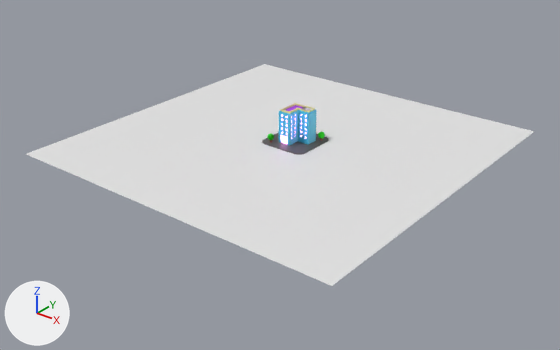
The glTF model building.glb, before and after one commit.
Rendered twice from a 50 mm lens placed at (63.9, -81.9, 43.9), pointed at (1.0, -3.1, -4.9). The lights are fixed; the arrows at lower left show +X, +Y and +Z. Where no turn or scale is listed for an object, it has been applied to the vertices. Vertices at the same position are counted once.

The first picture shows 'Cube', '平面', '立方体.004'.
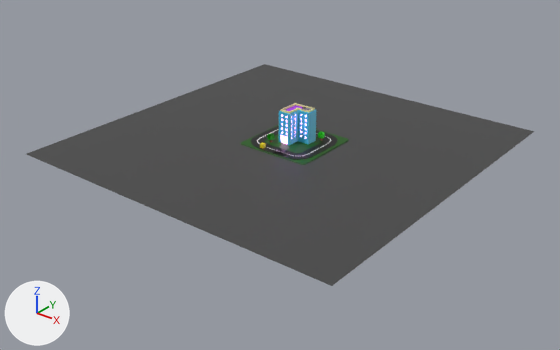
Pixel boxes [x1, y1, x2, y2] of what changed, in the pictures (560 x 350 px):
'平面', recoloured (white to grey)
    both: [27, 64, 535, 286]
'道路', added
    after: [251, 126, 337, 160]
    faces in mat_road (black #111111): [251, 126, 337, 160]
'地面', added (green)
    after: [241, 125, 349, 165]
'立方体.004', reshaped, moved, rescaled
    before: [262, 132, 329, 155]
    after: [260, 142, 266, 148]
part 1 of me_立方体_007, cut back
    before: [262, 132, 329, 155]
    after: [260, 142, 266, 148]

Diff of the bpy script that builds the scene:
```diff
--- a/building.glb.py
+++ b/building.glb.py
@@ mat_マテリアル_004 @@
+mat_マテリアル_004 = principled_material('マテリアル.004')
+mat_マテリアル_004.base_color = (0.8, 0.63, 0.0)  # yellow #e7d000
@@ mat_マテリアル_005 @@
+mat_マテリアル_005 = principled_material('マテリアル.005')
+mat_マテリアル_005.base_color = (0.058, 0.058, 0.058)  # black #444444
@@ mat_road @@
+mat_road = principled_material('road')
+mat_road.base_color = (0.00577, 0.00577, 0.00577)  # black #111111
@@ mat_center_line @@
+mat_center_line = principled_material('center_line')
+mat_center_line.base_color = (0.8, 0.8, 0.8)  # white #e7e7e7
@@ mat_マテリアル_003 @@
+mat_マテリアル_003 = principled_material('マテリアル.003')
+mat_マテリアル_003.base_color = (0.00749, 0.0951, 0.0)  # dark green #155700
@@ me_立方体_007 @@
 # used by ob_立方体_004; location = (0.49, 1.07, -1.04); scale = (3.79, 3.79, 0.0823)
-me_立方体_007.from_pydata(...)  # 248 vertices, 492 faces; spans x -1.0..1.0, y -1.0..1.0, z -1.0..1.0
-me_立方体_007.materials.append(mat_ground)  # dark grey #575757
+me_立方体_007.from_pydata(...)  # 8 vertices, 12 faces; spans x -1.0..1.0, y -1.0..1.0, z -1.0..1.0
+# me_立方体_007 part 1: the whole mesh is rebuilt
+# me_立方体_007 part 2: the surface is now shaded flat
+me_立方体_007.materials.append(mat_マテリアル_004)  # yellow #e7d000
@@ me_平面 @@
 me_平面.from_pydata(...)  # 4 vertices, 2 faces; spans x -26.3..26.3, y -26.3..26.3, z 0.0
+me_平面.materials.append(mat_マテリアル_005)  # black #444444
@@ me_平面_001 @@
+me_平面_001.from_pydata(...)  # 2970 vertices, 5896 faces; spans x -35.46..-24.5, y -0.98..9.61, z 0.0..0.05
+# faces by material slot: [4752, 1144]
+me_平面_001.materials.append(mat_road)  # black #111111
+me_平面_001.materials.append(mat_center_line)  # white #e7e7e7
@@ me_立方体_004 @@
+me_立方体_004.from_pydata(...)  # 88 vertices, 172 faces; spans x -1.0..1.0, y -1.04..0.96, z -1.0..1.0
+me_立方体_004.materials.append(mat_マテリアル_003)  # dark green #155700
@@ ob_立方体_004 @@
 ob_立方体_004 = bpy.data.objects.new('立方体.004', me_立方体_007)
-ob_立方体_004.location = (0.49, 1.07, -1.04)
-ob_立方体_004.scale = (3.79, 3.79, 0.0823)
+ob_立方体_004.location = (-1.49, -4.01, -0.61)
+ob_立方体_004.scale = (0.296, 0.296, 0.296)
@@ ob_道路 @@
+ob_道路 = bpy.data.objects.new('道路', me_平面_001)
+ob_道路.location = (30.46, -3.65, -0.95)
@@ ob_地面 @@
+ob_地面 = bpy.data.objects.new('地面', me_立方体_004)
+ob_地面.location = (0.67, 0.48, -1.08)
+ob_地面.rotation_euler = (0.0, -3.142, 0.0)  # degrees (0, -180, 0)
+ob_地面.scale = (-5.86, -5.61, -0.128)
```
